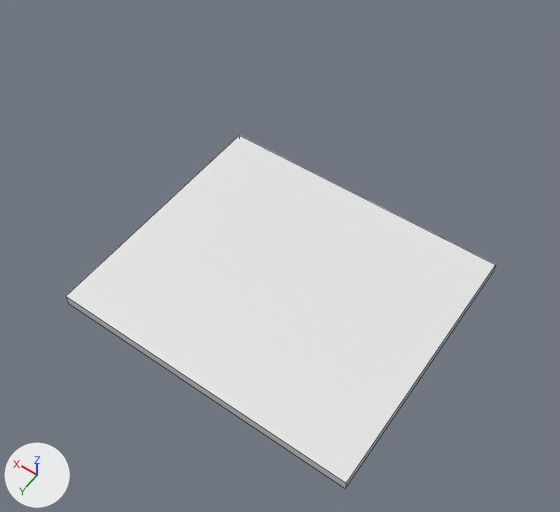
The Blender file Szoba.blend as it was, and as the next commit left it.
Both versions are drawn from a camera (50 mm lens) standing at (-4.29, 6.1, 10.25) and looking at (-0.07, 0.19, 0.96). The axes (+X, +Y, +Z) are drawn at lower left. The lights are the same throughout. Mesh edges are drawn as thin lines.

In view in the first picture: 'Beton alap'.
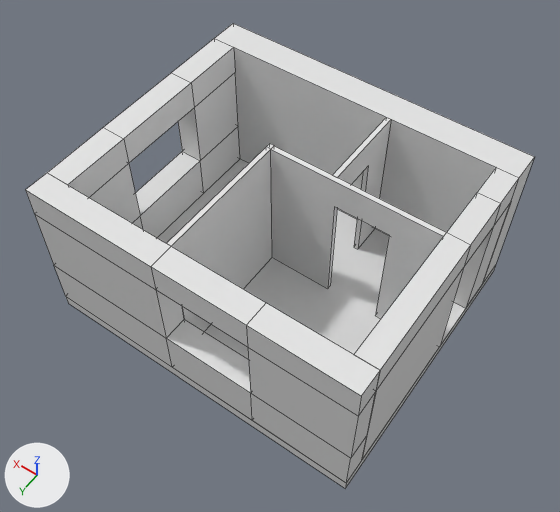
Commit message: Gipszkarton falak + ajtók

ob_ajtótok_fiú is not drawn itself; it is used by a modifier of ob_belső_falak_fiú.
ob_ajtótok_lány is not drawn itself; it is used by a modifier of ob_belső_falak_lány.

Boxes (x1, y1, x2, y2) around the edits, measured in the pictures (560 x 512 px):
'Külső falak', added: after (26, 23, 534, 483)
'Belső falak fiú', added: after (167, 144, 447, 332)
'Belső falak lány', added: after (333, 117, 391, 249)
'Beton alap', unchanged, covered by the edit: before (66, 135, 495, 488); after (66, 159, 495, 488)

Diff of the bpy script that builds the scene:
```diff
--- a/Szoba.blend.py
+++ b/Szoba.blend.py
@@ me_gipszkarton_001 @@
+me_gipszkarton_001.from_pydata([(-1.24, -1.25, 1.5), (-1.24, -2.7, 1.5), (-1.24, -2.7, -1.0), (-1.24, -1.25, -1.0), (-1.32, -1.25, 1.5), (-1.32, -2.7, 1.5), (-1.32, -2.7, -1.0), (-1.32, -1.25, -1.0)], [], [(0, 4, 5, 1), (7, 3, 2, 6), (3, 0, 1, 2), (6, 5, 4, 7)])
@@ me_ajtó_001 @@
+me_ajtó_001.from_pydata(...)  # a box spanning x -0.06..0.06, y -0.45..0.45, z -1.0..1.0
@@ me_gipszkarton @@
+me_gipszkarton.from_pydata(...)  # 16 vertices, 14 faces; spans x -3.01..-0.17, y -1.25..1.0, z -1.0..1.5
@@ me_ajtó @@
+me_ajtó.from_pydata(...)  # a box spanning x -0.45..0.45, y -0.06..0.06, z -1.0..1.0
@@ me_vályog @@
+me_vályog.from_pydata(...)  # 96 vertices, 102 faces; spans x -2.65..2.7, y -2.35..2.25, z 0.0..2.5
+me_vályog.materials.append(mat_material)  # white #e7e7e7
@@ ob_ajtótok_lány @@
+ob_ajtótok_lány = bpy.data.objects.new('Ajtótok lány', me_ajtó_001)
+ob_ajtótok_lány.parent = ob_belső_falak_lány
+ob_ajtótok_lány.matrix_parent_inverse = Matrix(((1.0, 0.0, 0.0, -0.705), (0.0, 1.0, 0.0, -0.85), (0.0, 0.0, 1.0, -1.0), (0.0, 0.0, 0.0, 1.0)))
+ob_ajtótok_lány.location = (-0.575, -0.851, 0.99)
+ob_ajtótok_lány.hide_set(True)
@@ ob_belső_falak_lány @@
+ob_belső_falak_lány = bpy.data.objects.new('Belső falak lány', me_gipszkarton_001)
+ob_belső_falak_lány.location = (0.71, 0.85, 1.0)
+_m = ob_belső_falak_lány.modifiers.new('Boolean', 'BOOLEAN')
+_m.object = ob_ajtótok_lány
+_m.solver = 'FLOAT'
@@ ob_ajtótok_fiú @@
+ob_ajtótok_fiú = bpy.data.objects.new('Ajtótok fiú', me_ajtó)
+ob_ajtótok_fiú.parent = ob_belső_falak_fiú
+ob_ajtótok_fiú.matrix_parent_inverse = Matrix(((1.0, 0.0, 0.0, -0.705), (0.0, 1.0, 0.0, -0.85), (0.0, 0.0, 1.0, -1.0), (0.0, 0.0, 0.0, 1.0)))
+ob_ajtótok_fiú.location = (-1.101, -0.37, 0.99)
+ob_ajtótok_fiú.hide_set(True)
@@ ob_belső_falak_fiú @@
+ob_belső_falak_fiú = bpy.data.objects.new('Belső falak fiú', me_gipszkarton)
+ob_belső_falak_fiú.location = (0.71, 0.85, 1.0)
+_m = ob_belső_falak_fiú.modifiers.new('Boolean', 'BOOLEAN')
+_m.object = ob_ajtótok_fiú
+_m.solver = 'FLOAT'
@@ ob_külső_falak @@
+ob_külső_falak = bpy.data.objects.new('Külső falak', me_vályog)
+ob_külső_falak.location = (0.0, 0.0, 0.0)
```
